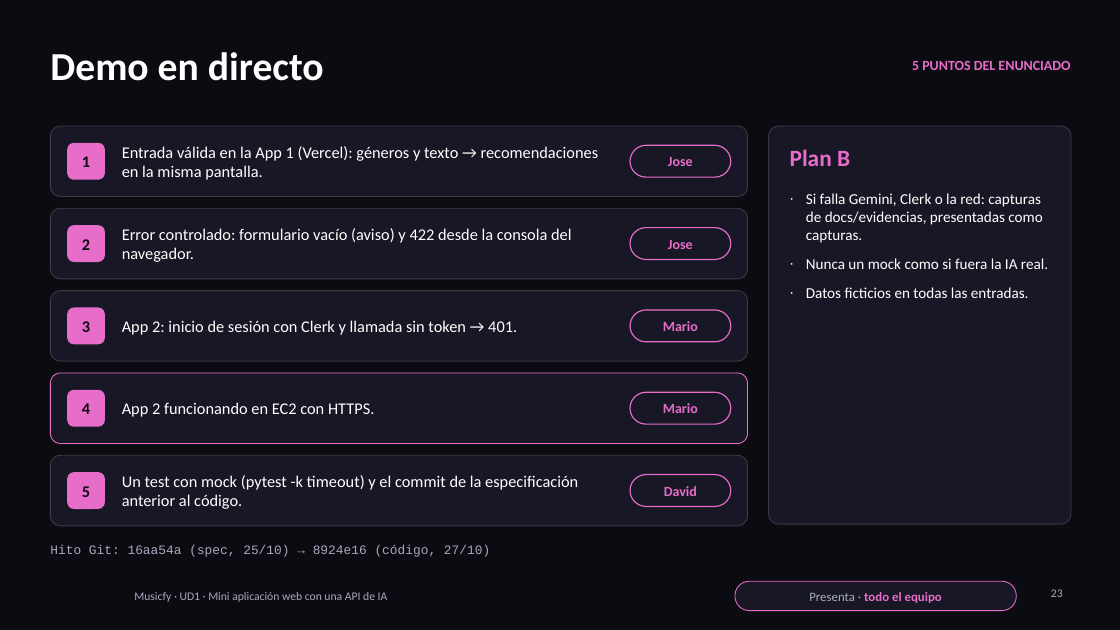
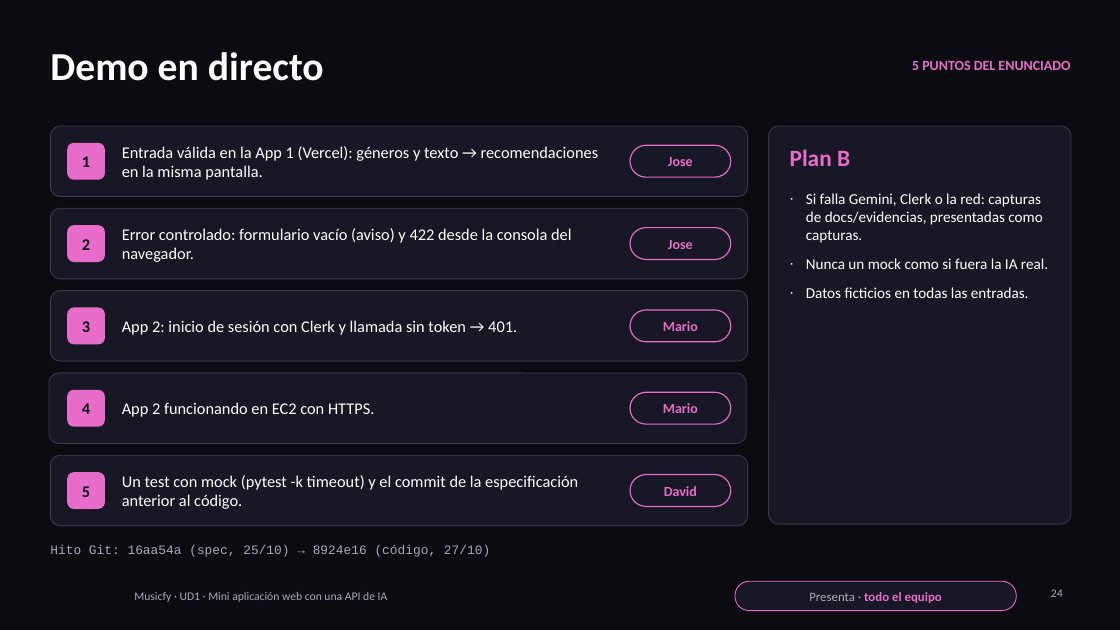
Before and after one commit to N13T4C0/ProyectoWebIA, a slide deck: slide 24 of presentacion/Musicfy-Presentacion.pptx (slide 23 before the commit). Drawn at 1120x630 pixels with LibreOffice and Linux fonts; fonts in the diff are those of the drawing; background and template pictures are left out. Boxes give left, top, right and bottom in pixels: in the first picture for what was removed or moved away, otherwise in the second. Text is boxed around its words. In the diff, an @@ line names an element or a change of style, - is before the commit and + after.

```diff
--- a/presentacion/Musicfy-Presentacion.pptx
+++ b/presentacion/Musicfy-Presentacion.pptx
@@ rounded rectangle at bbox=[49, 373, 746, 444]: outline #E86CCA 0.75 pt to #A9A9BF 0.75 pt @@
@@ page number at bbox=[1051, 589, 1063, 597]: text changed @@
-23
+24
```
Also in this commit, not shown: 2 other slides changed, 2 slides added, 1 slide removed, 2 other files.
